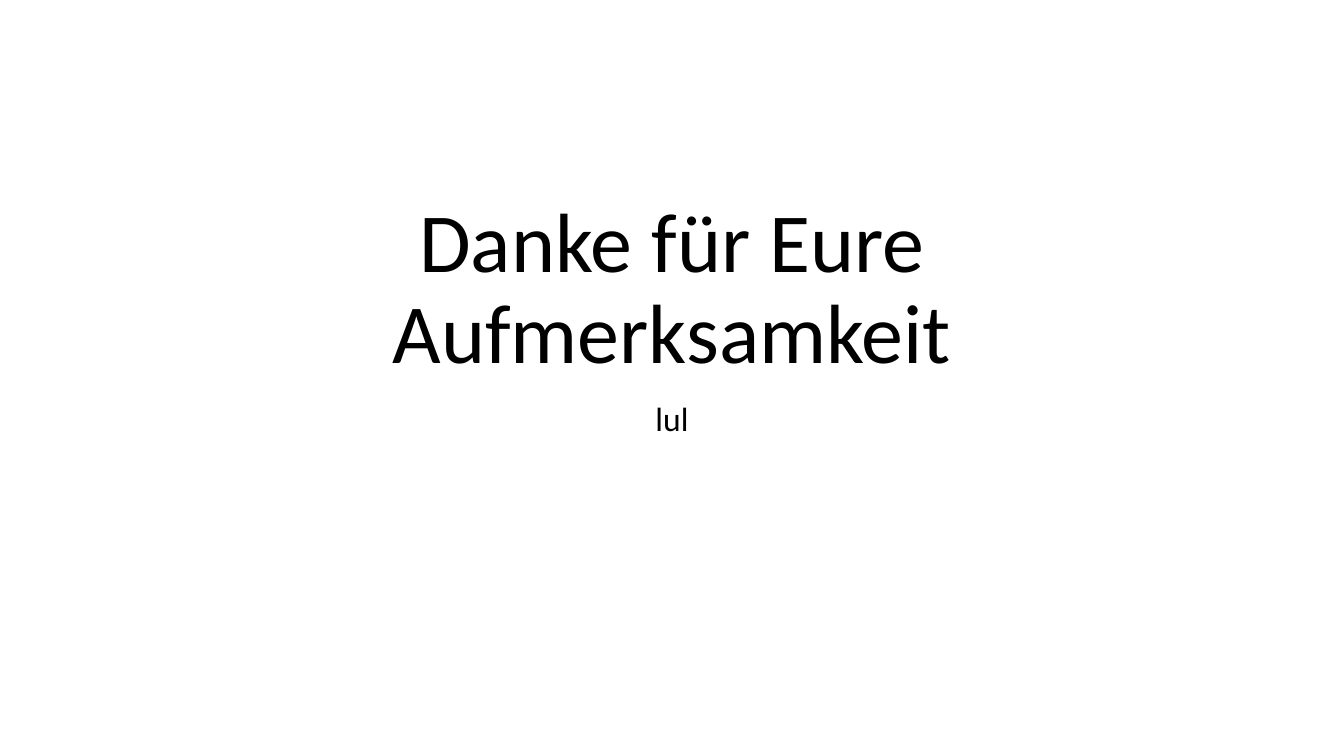
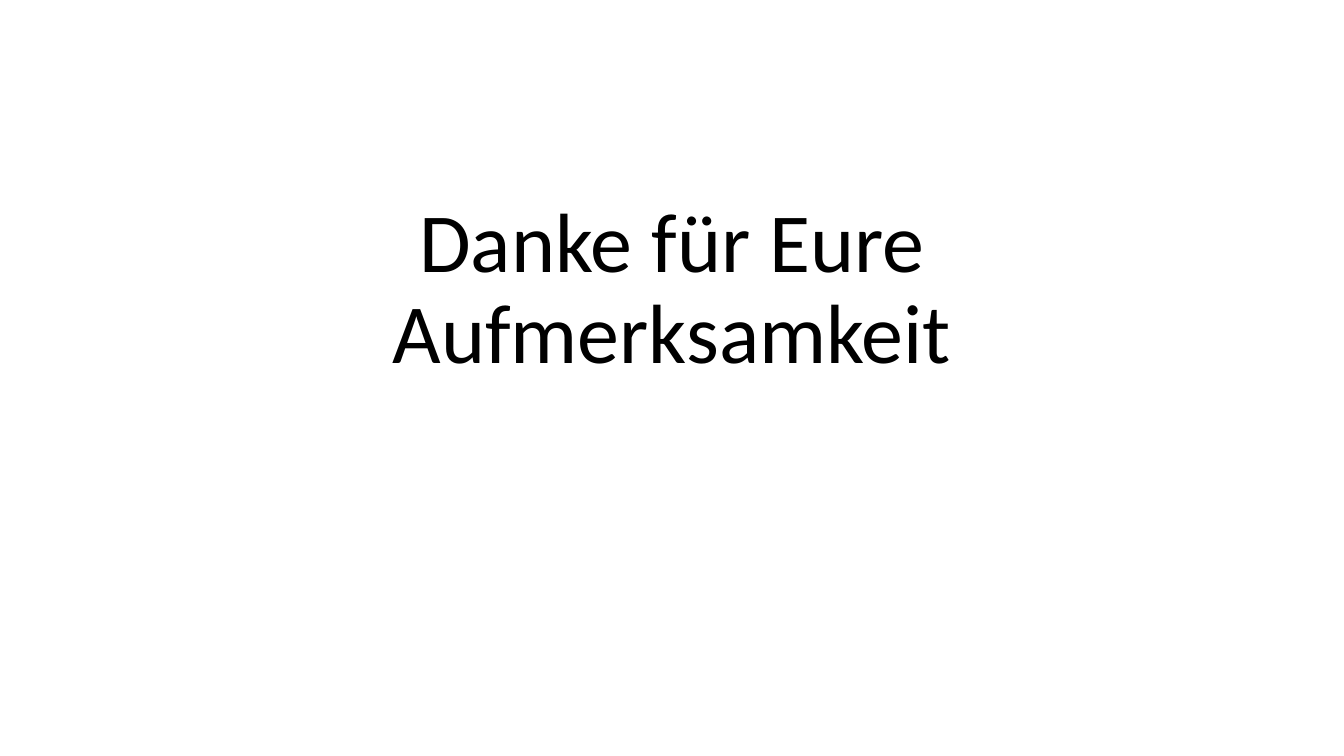
Before and after one commit to EderRene/Arbeitszeitverwaltung_Sportcamp_Salcher, a slide deck: slide 7 of Projektiterationen/1.Iteration.pptx. Drawn at 1344x756 pixels with LibreOffice and Linux fonts; fonts in the diff are those of the drawing. Boxes give left, top, right and bottom in pixels: in the first picture for what was removed or moved away, otherwise in the second. Text is boxed around its words. In the diff, an @@ line names an element or a change of style, - is before the commit and + after.

```diff
--- a/Projektiterationen/1.Iteration.pptx
+++ b/Projektiterationen/1.Iteration.pptx
@@ subtitle removed at (655, 407, 688, 432) @@
-lul
```
Also in this commit, not shown: 2 other slides changed.
